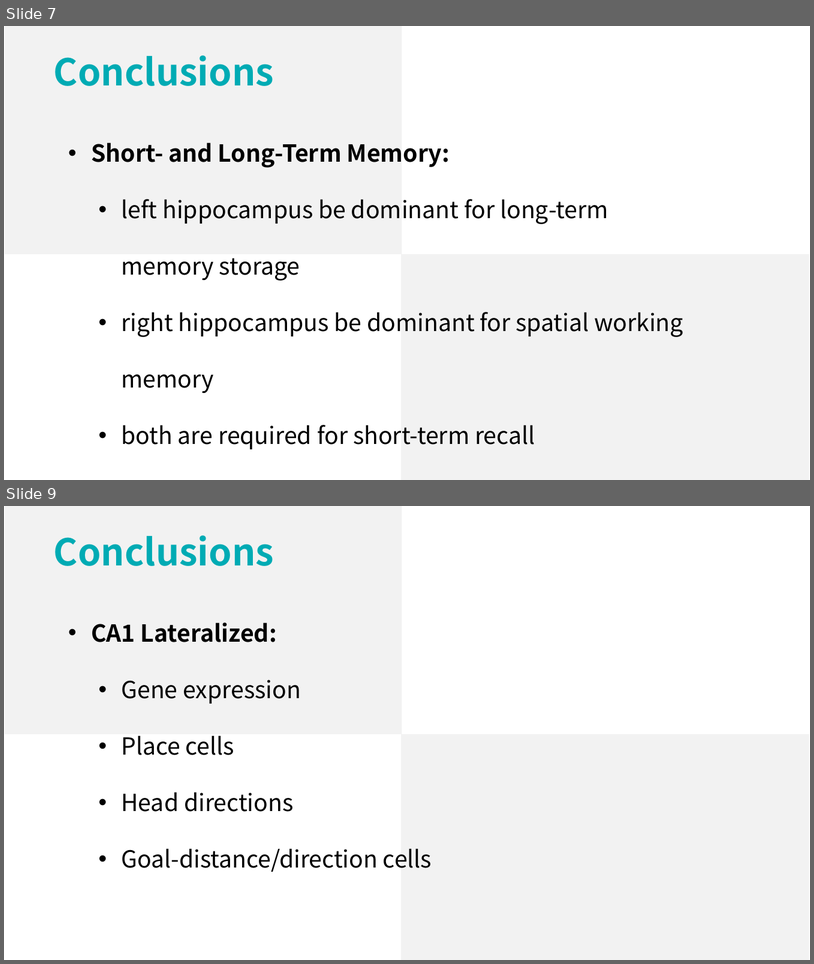
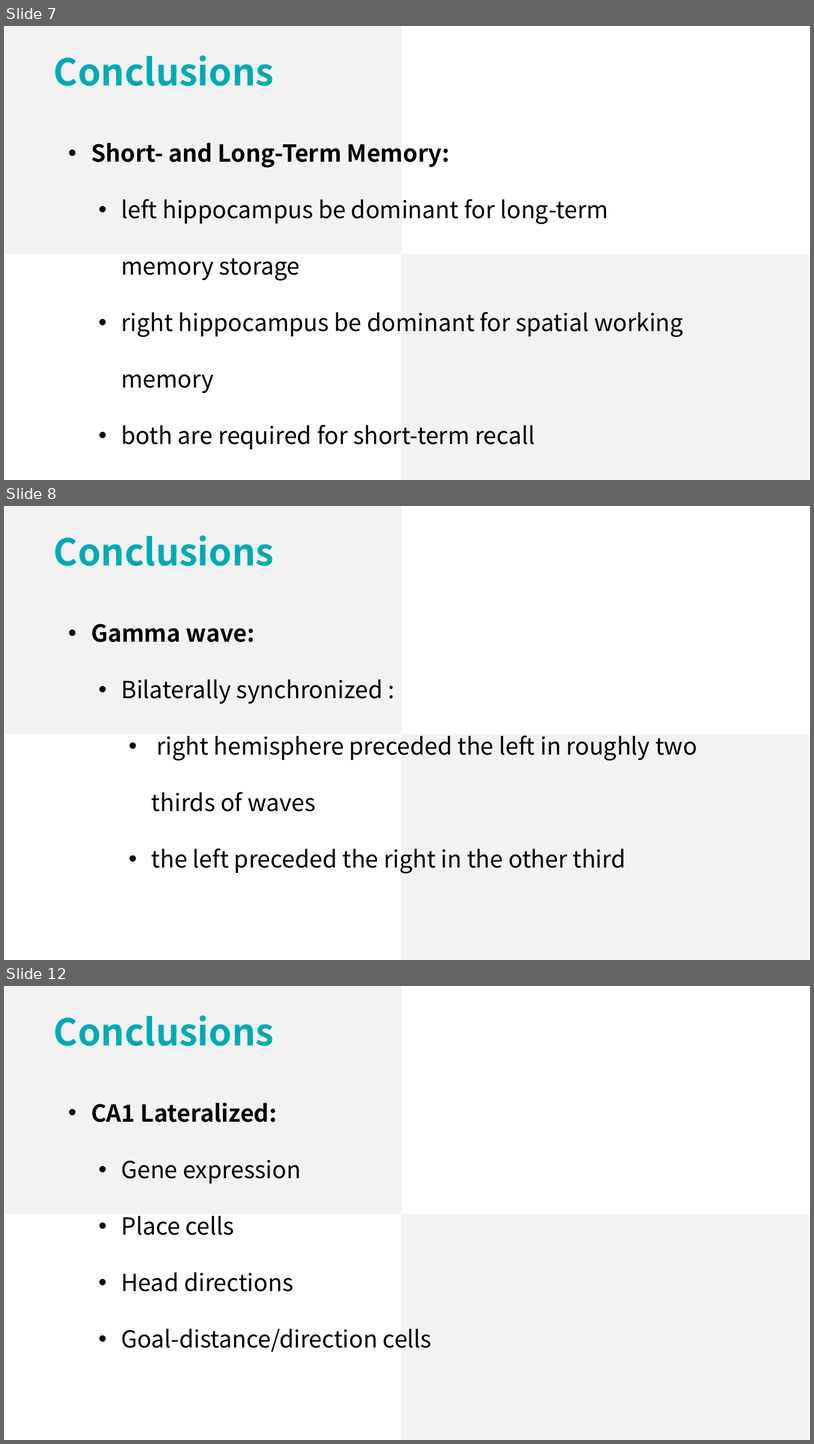
Before and after one commit to lsyoath/sheepy, a slide deck: Event/Lateralization.pptx. Shown one above the other, each under a label of ours: slides 7 and 9 before the commit, slides 7, 8 and 12 after it; the slides between them are not shown. The pictures are 814x964 and 814x1444 pixels, drawn with LibreOffice and Linux fonts; fonts in the diff are those of the drawing. Boxes give left, top, right and bottom in pixels: in the first picture for what was removed or moved away, otherwise in the second. Text is boxed around its words. In the diff, an @@ line names an element or a change of style, - is before the commit and + after.

Commit message:
2119

```diff
--- a/Event/Lateralization.pptx
+++ b/Event/Lateralization.pptx
@@ slide 8 added at box(4, 506, 810, 960), background #FFFFFF @@
@@ rectangle added at box(5, 506, 402, 734), fill #F2F2F2 @@
@@ text added at box(54, 535, 274, 566), 44 pt, text #00ABB4, bold @@
+Conclusions
@@ text added at box(91, 624, 698, 873), 28 pt, text #000000 @@
+• Gamma wave:
+  • Bilaterally synchronized :
+    • right hemisphere preceded the left in roughly two thirds of waves
+    • the left preceded the right in the other third
@@ rectangle added at box(401, 734, 810, 960), fill #F2F2F2 @@
@@ what was slide 9 is now slide 12 @@
```
Also in this commit, not shown: 1 slide changed, 2 other slides added.
